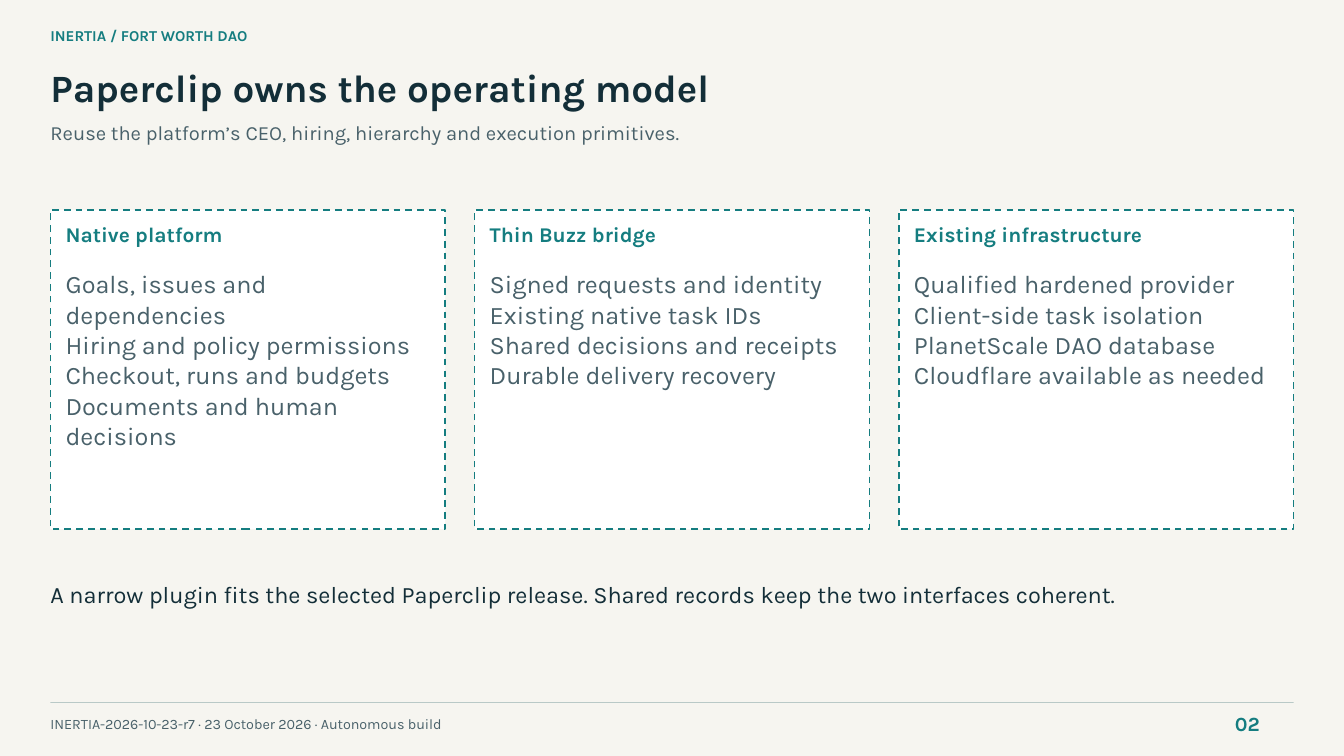
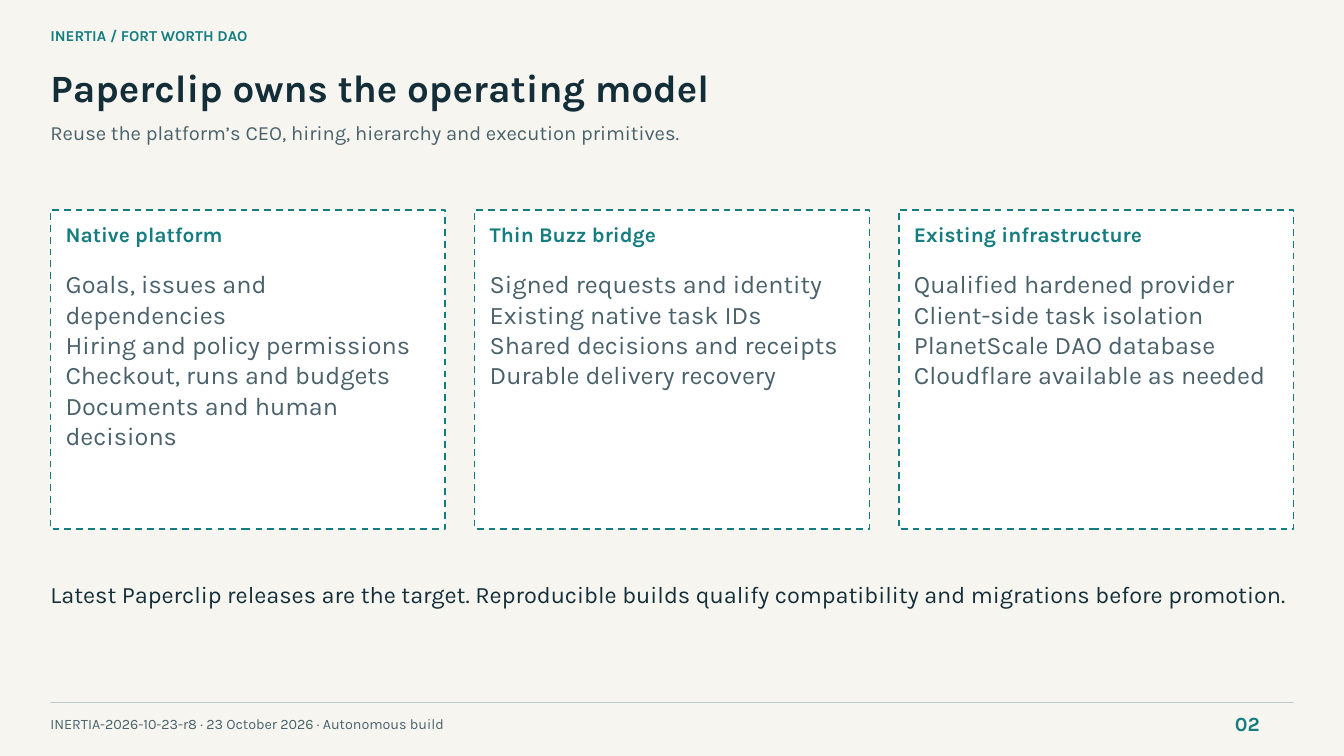
Before and after one commit to NetRxn/Inertia, a slide deck: slide 2 of Inertia-Architecture.pptx. Drawn at 1344x756 pixels with LibreOffice and Linux fonts; fonts in the diff are those of the drawing. Boxes give left, top, right and bottom in pixels: in the first picture for what was removed or moved away, otherwise in the second. Text is boxed around its words. In the diff, an @@ line names an element or a change of style, - is before the commit and + after.

```diff
--- a/Inertia-Architecture.pptx
+++ b/Inertia-Architecture.pptx
@@ text at (50,587,1285,609): text changed @@
-A narrow plugin fits the selected Paperclip release. Shared records keep the two interfaces coherent.
+Latest Paperclip releases are the target. Reproducible builds qualify compatibility and migrations before promotion.
@@ text at (50,719,444,729): text changed @@
-INERTIA-2026-10-23-r7 · 23 October 2026 · Autonomous build
+INERTIA-2026-10-23-r8 · 23 October 2026 · Autonomous build
```
Also in this commit, not shown: 7 other slides changed, 9 other files.
